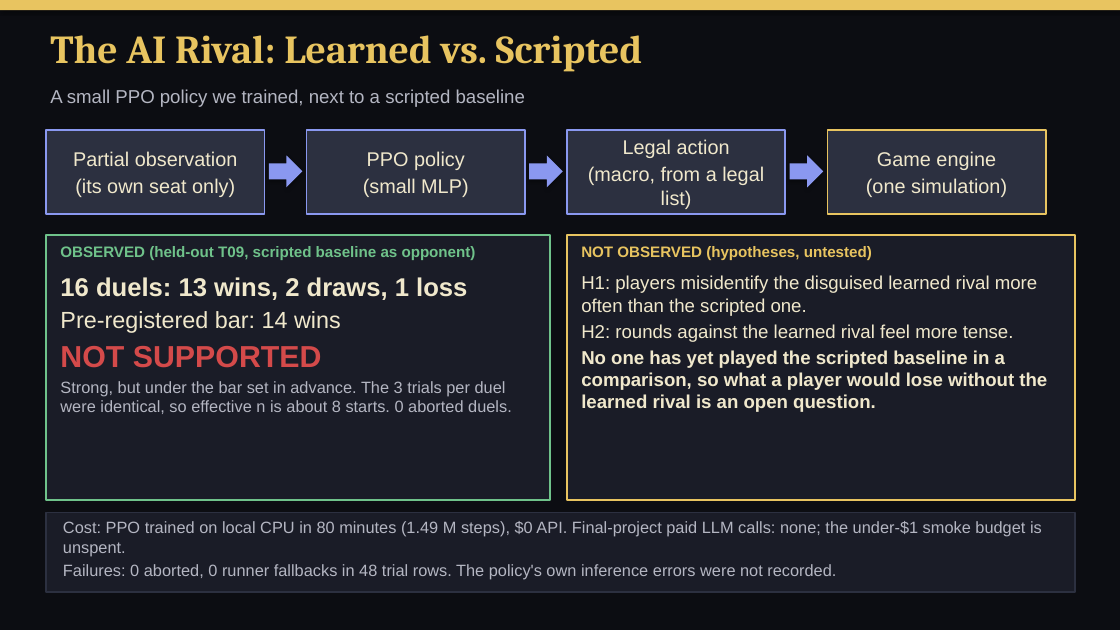
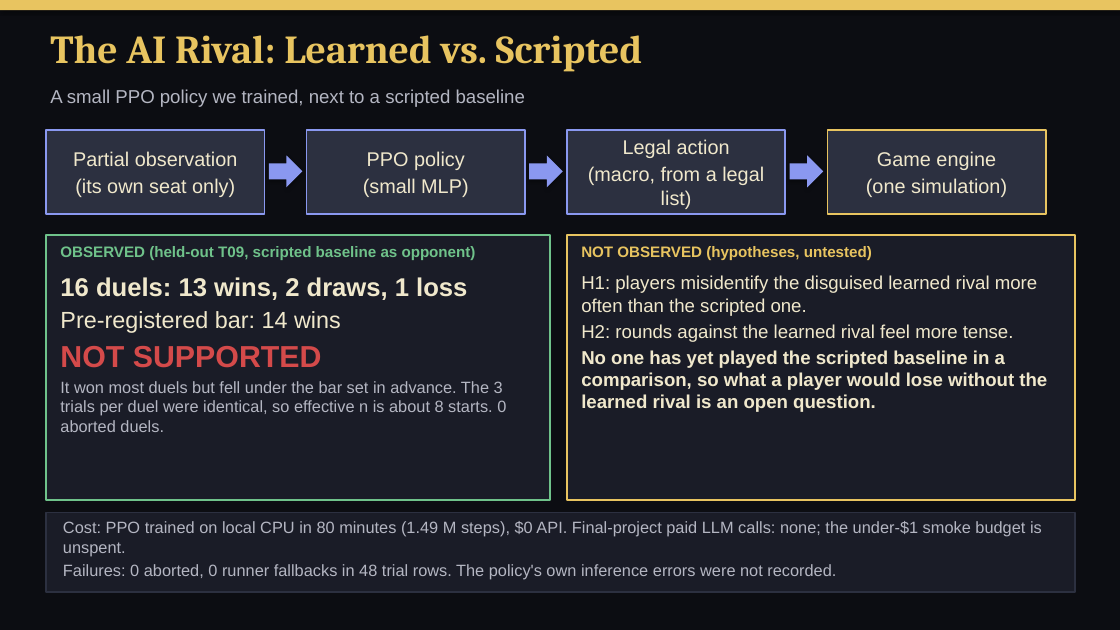
Before and after one commit to SaadSatter/princeofpersia_reconstruction, a slide deck: slide 3 of presentation/out/ShadowMasque-G2G3.pptx. Drawn at 1120x630 pixels with LibreOffice and Linux fonts; fonts in the diff are those of the drawing. Boxes give left, top, right and bottom in pixels: in the first picture for what was removed or moved away, otherwise in the second. Text is boxed around its words. In the diff, an @@ line names an element or a change of style, - is before the commit and + after.

```diff
--- a/presentation/out/ShadowMasque-G2G3.pptx
+++ b/presentation/out/ShadowMasque-G2G3.pptx
@@ text at (60,381,506,432): text changed @@
-Strong, but under the bar set in advance. The 3 trials per duel were identical, so effective n is about 8 starts. 0 aborted duels.
+It won most duels but fell under the bar set in advance. The 3 trials per duel were identical, so effective n is about 8 starts. 0 aborted duels.
```
Also in this commit, not shown: 3 other slides changed, 12 other files.
